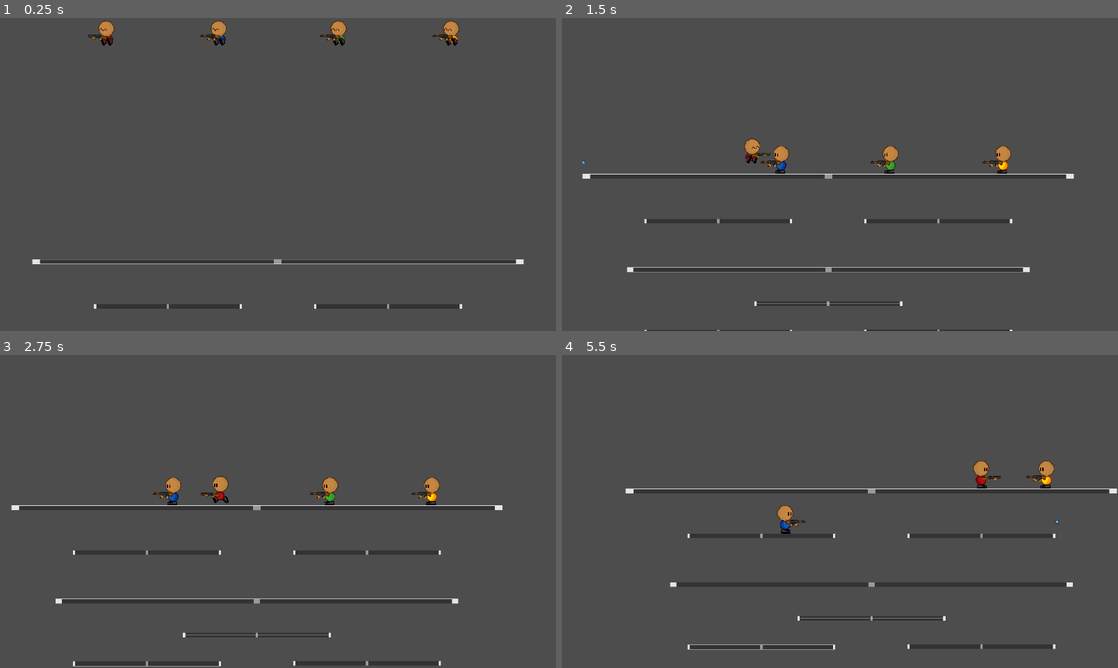
Above: before the commit, frames 1-4 (two rows, left to right).
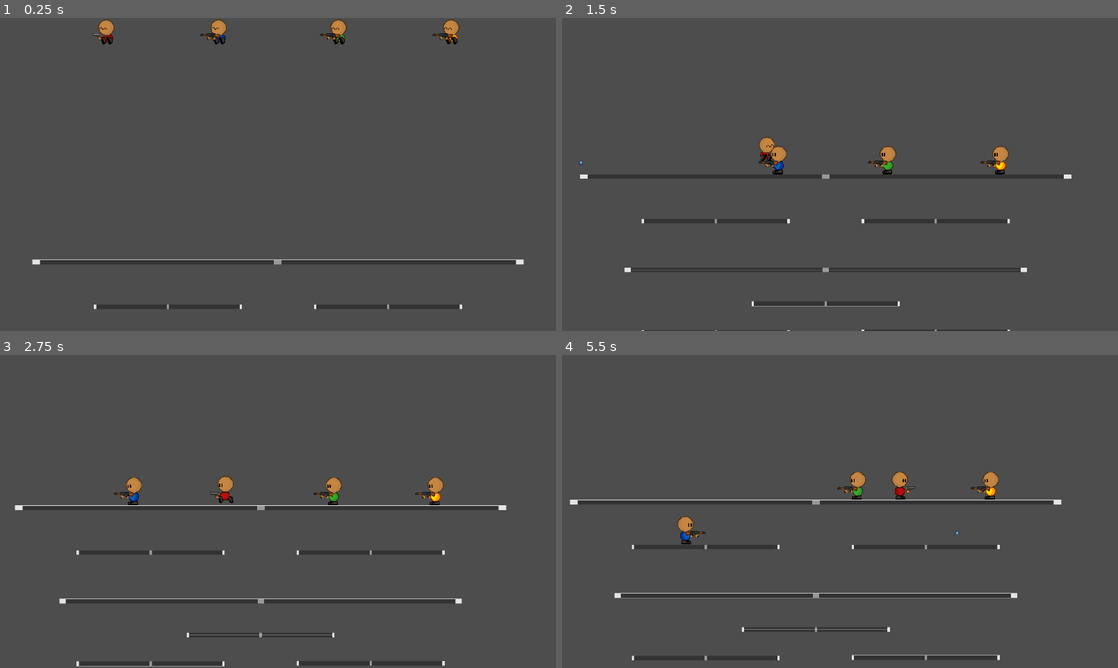
Above: after the commit, the same moments.

Repository: OmerIsBad/Trigger-Happy
Game: Godot game, scene res://Scenes/Level.tscn
Two runs of this game, one before a commit and one after it. Both use one fixed random seed, a clock stepped at 60 frames per second and the inputs below. The engine's default icon, where the game draws it, is replaced by a stand-in: a white triangle on a blue panel in a dark square.
Inputs:
- Up to frame 1 (0.25 s): no input
- Up to frame 2 (1.5 s): hold D (RIGHT) from 0.53 s (still down); tap X (SHOOT) at 0.6 s; tap W (JUMP) at 0.77 s; tap Keypad 0 (SHOOT_2) at 0.8, 1.35 s
- Up to frame 3 (2.75 s): tap W (JUMP) at 1.52 s; tap I (SHOOT_3) at 1.55, 2.1 s; release D (RIGHT) at 2.03 s; hold A (LEFT) from 2.03 s (still down); tap X (SHOOT) at 2.3 s
- Up to frame 4 (5.5 s): release A (LEFT) at 2.78 s; hold D (RIGHT) 2.78-4.28 s; tap Down (DOWN_2) at 2.85 s; tap W (JUMP) at 3.02, 3.77, 4.52 s; tap Keypad 0 (SHOOT_2) at 3.05, 5.3 s; tap Left (LEFT_2) at 3.6 s; tap I (SHOOT_3) at 3.8 s; hold A (LEFT) 4.28-5.03 s; tap Right (RIGHT_2) at 4.35 s; tap X (SHOOT) at 4.55, 5.1 s; hold D (RIGHT) from 5.03 s (still down)

The runs differ from the first frame. In frame 1, 0.8% of the frame differs, in the area x 5-95%, y 0-94%; in frame 2, 1.8%; in frame 3, 1.4%; in frame 4, 9.8%, in the area x 1-100%, y 33-98%.

Commit message:
SO MUCH PIXEL ART
Added 26 pixel art guns, each with 2 varients, so a total of 52

Added the revolver

Learnt what keyboard ghosting is and realized this project might be f*cked because of it idk ill have to see

Diff:
--- a/Scenes/Player1.tscn
+++ b/Scenes/Player1.tscn
@@ -4,7 +4,7 @@
 [ext_resource type="Texture2D" uid="uid://dcnmywy7djk7h" path="res://Assets/Player_Air_RED.png" id="2_2ale3"]
 [ext_resource type="Texture2D" uid="uid://b5fj4ew8f3pil" path="res://Assets/Player_Run_RED.png" id="2_dvont"]
 [ext_resource type="Texture2D" uid="uid://brurq1gppfwel" path="res://Assets/Player_Idle_RED.png" id="3_i047d"]
-[ext_resource type="PackedScene" uid="uid://n8i4k1p27p8m" path="res://Scenes/PumpShotgun.tscn" id="5_2ale3"]
+[ext_resource type="PackedScene" uid="uid://dlgeapahsfg15" path="res://Scenes/Glock29.tscn" id="5_2ale3"]
 
 [sub_resource type="AtlasTexture" id="AtlasTexture_7m8ro"]
 atlas = ExtResource("2_2ale3")
@@ -116,7 +116,7 @@
 [node name="WeaponHolder" type="Node2D" parent="Hand" unique_id=1822474020]
 position = Vector2(28, 19)
 
-[node name="PumpShotgun" parent="Hand/WeaponHolder" unique_id=492981240 instance=ExtResource("5_2ale3")]
+[node name="Glock29" parent="Hand/WeaponHolder" unique_id=40949958 instance=ExtResource("5_2ale3")]
 
 [node name="CoyoteTimer" type="Timer" parent="." unique_id=468557345]
 one_shot = true
--- /dev/null
+++ b/Scenes/Revolver.tscn
@@ -0,0 +1,19 @@
+[gd_scene format=3 uid="uid://b6vnrg5ceppqb"]
+
+[ext_resource type="Script" uid="uid://cjq4b7htu15vn" path="res://Scripts/Revolver.gd" id="1_njmpp"]
+[ext_resource type="Texture2D" uid="uid://clwc7yrex7qsh" path="res://Assets/Revolver_In_Hand.png" id="2_8k6ue"]
+
+[node name="Revolver" type="Node2D" unique_id=316541468]
+script = ExtResource("1_njmpp")
+
+[node name="Muzzle" type="Marker2D" parent="." unique_id=1465565022]
+position = Vector2(25, -7)
+
+[node name="Sprite2D" type="Sprite2D" parent="." unique_id=333764636]
+scale = Vector2(2, 2)
+texture = ExtResource("2_8k6ue")
+
+[node name="FireRateTimer" type="Timer" parent="." unique_id=25589608]
+one_shot = true
+
+[connection signal="timeout" from="FireRateTimer" to="." method="_on_fire_rate_timer_timeout"]
--- a/Scripts/AK47.gd
+++ b/Scripts/AK47.gd
@@ -43,7 +43,7 @@
 	print(get_parent().get_parent().get_parent().name)
 	if get_parent().get_parent().get_parent().name == "Player1":
 		ShootButton = "SHOOT"
-		print("Shoot button set as ", ShootButton, " FOR ", get_parent().get_parent().get_parent().name)
+		print("Shoot button set as ", ShootButton, " FOR ", get_parent().get_pareant().get_parent().name)
 	elif get_parent().get_parent().get_parent().name == "Player2":
 		ShootButton = "SHOOT_2"
 		print("Shoot button set as ", ShootButton, " FOR ", get_parent().get_parent().get_parent().name)
--- a/Scripts/Glock29.gd
+++ b/Scripts/Glock29.gd
@@ -10,7 +10,7 @@
 
 #Gun Stats
 var Recoil = 250.0
-var FireRate = 0.4
+var FireRate = 0.25
 var MagSize = -1 #-1 for infinite
 var GunName
 var CanShoot = true
@@ -18,7 +18,7 @@
 #Bullet Stats
 var BulletSpeed = 75
 var BulletLifeTime = 10.0
-var BulletKnockback = 600.0
+var BulletKnockback = 950.0
 var BulletDirection = -1
 
 # Called when the node enters the scene tree for the first time.
--- /dev/null
+++ b/Scripts/Revolver.gd
@@ -0,0 +1,95 @@
+extends Node2D
+
+var ShootButton
+
+var BulletScene = preload("res://Scenes/bullet.tscn")
+@onready var FireRateTimer = $FireRateTimer
+@onready var PlayerHand = get_parent().get_parent()
+
+
+
+#Gun Stats
+var Recoil = 375.0
+var FireRate = 0.4
+var MagSize = 6 #-1 for infinite
+var GunName = "Revolver"
+var CanShoot = true
+
+#Bullet Stats
+var BulletSpeed = 85
+var BulletLifeTime = 10.0
+var BulletKnockback = 2125.0
+var BulletDirection = -1
+
+# Called when the node enters the scene tree for the first time.
+func _ready() -> void:
+	IdentifyPlayerShoot()
+
+
+
+# Called every frame. 'delta' is the elapsed time since the previous frame.
+func _process(delta: float) -> void:
+	#Find direction player is facing and make bullets shoot that way now instead yuh
+	if get_parent().get_parent().get_parent().Direction != 0:
+		BulletDirection = get_parent().get_parent().get_parent().Direction
+
+
+	if Input.is_action_pressed(ShootButton) and CanShoot:
+		Shoot()
+		if MagSize != 0:
+			ApplyRecoil()
+
+func IdentifyPlayerShoot():
+	print(get_parent().get_parent().get_parent().name)
+	if get_parent().get_parent().get_parent().name == "Player1":
+		ShootButton = "SHOOT"
+		print("Shoot button set as ", ShootButton, " FOR ", get_parent().get_parent().get_parent().name)
+	elif get_parent().get_parent().get_parent().name == "Player2":
+		ShootButton = "SHOOT_2"
+		print("Shoot button set as ", ShootButton, " FOR ", get_parent().get_parent().get_parent().name)
+	elif get_parent().get_parent().get_parent().name == "Player3":
+		ShootButton = "SHOOT_3"
+		print("Shoot button set as ", ShootButton, " FOR ", get_parent().get_parent().get_parent().name)
+	elif get_parent().get_parent().get_parent().name == "Player4":
+		ShootButton = "SHOOT_4"
+		print("Shoot button set as ", ShootButton, " FOR ", get_parent().get_parent().get_parent().name)
+
+func Shoot():
+	if MagSize != -1: #Check if this gun has infinite ammo
+		MagSize -= 1
+
+	var Bullet = BulletScene.instantiate()
+
+	Bullet.global_position = $Muzzle.global_position
+	Bullet.Direction = BulletDirection
+	Bullet.Speed = BulletSpeed
+	Bullet.Lifetime = BulletLifeTime
+	Bullet.Knockback = BulletKnockback
+	get_tree().current_scene.add_child(Bullet)
+
+	if MagSize == 0:
+		DestroyGun()
+	else:
+		StartCooldown()
+
+func ApplyRecoil():
+	get_parent().get_parent().get_parent().velocity.x -= Recoil * get_parent().get_parent().get_parent().Direction
+
+	var RestPosition = PlayerHand.position
+	var KickPosition = RestPosition + Vector2(-15 * BulletDirection, 0)
+
+	var RecoilTween = create_tween().set_trans(Tween.TRANS_EXPO).set_ease(Tween.EASE_OUT)
+	RecoilTween.tween_property(PlayerHand, "position", KickPosition, 0.05)
+	RecoilTween.tween_property(PlayerHand, "position", RestPosition, 0.1)
+
+func DestroyGun():
+	get_parent().get_parent().get_parent().DropGun(GunName)
+	queue_free()
+
+func StartCooldown():
+	CanShoot = false
+	FireRateTimer.start(FireRate)
+
+
+func _on_fire_rate_timer_timeout() -> void:
+	CanShoot = true
--- a/Scripts/player.gd
+++ b/Scripts/player.gd
@@ -61,6 +61,11 @@
 		print("poop")
 		return
 
+		#Fall Down Through Platform
+	if Input.is_action_just_pressed(MoveDown):
+		position.y += 1
+
+
 	InputDirection = Input.get_axis(MoveLeft, MoveRight)
 	if InputDirection != 0:
 		Direction = InputDirection
@@ -96,10 +101,6 @@
 				velocity.x -= Acceleration
 			else:
 				velocity.x = -500
-
-	#Fall Down Through Platform
-	if Input.is_action_just_pressed(MoveDown):
-		position.y += 1
 
 	#if player is above topspeed due to KNOCKBACK, let him slow down
 	if InputDirection == 1 and velocity.x < 0:
@@ -141,7 +142,7 @@
 		Jump()
 
 	#Upwards and downwards gravity
-	if velocity.y >= 0 and !is_on_floor():
+	if velocity.y > 0 and !is_on_floor():
 		velocity.y += DownGravity
 	else:
 		velocity.y += UpGravity
Binary file added: Assets/Ace_In_Hand.png
Not shown, added: Assets/Ace_In_Hand.png.import
Binary file added: Assets/BoltActionSniper_In_Hand.png
Not shown, added: Assets/BoltActionSniper_In_Hand.png.import
Binary file added: Assets/Bullpup_In_Hand.png
Not shown, added: Assets/Bullpup_In_Hand.png.import
Binary file added: Assets/CrossBow_In_Hand.png
Not shown, added: Assets/CrossBow_In_Hand.png.import
Binary file added: Assets/DP-12_In_Hand.png
Not shown, added: Assets/DP-12_In_Hand.png.import
Binary file added: Assets/DoubleBarrel_In_Hand.png
Not shown, added: Assets/DoubleBarrel_In_Hand.png.import
(and 74 more such lines)
